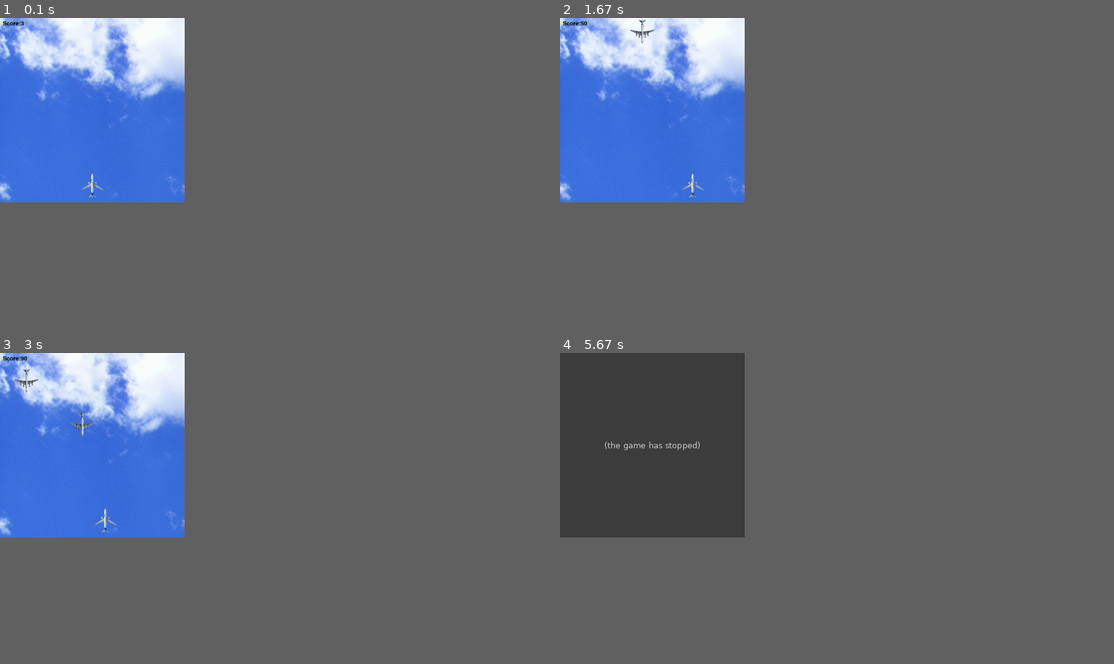
Above: before the commit, frames 1-4 (two rows, left to right).
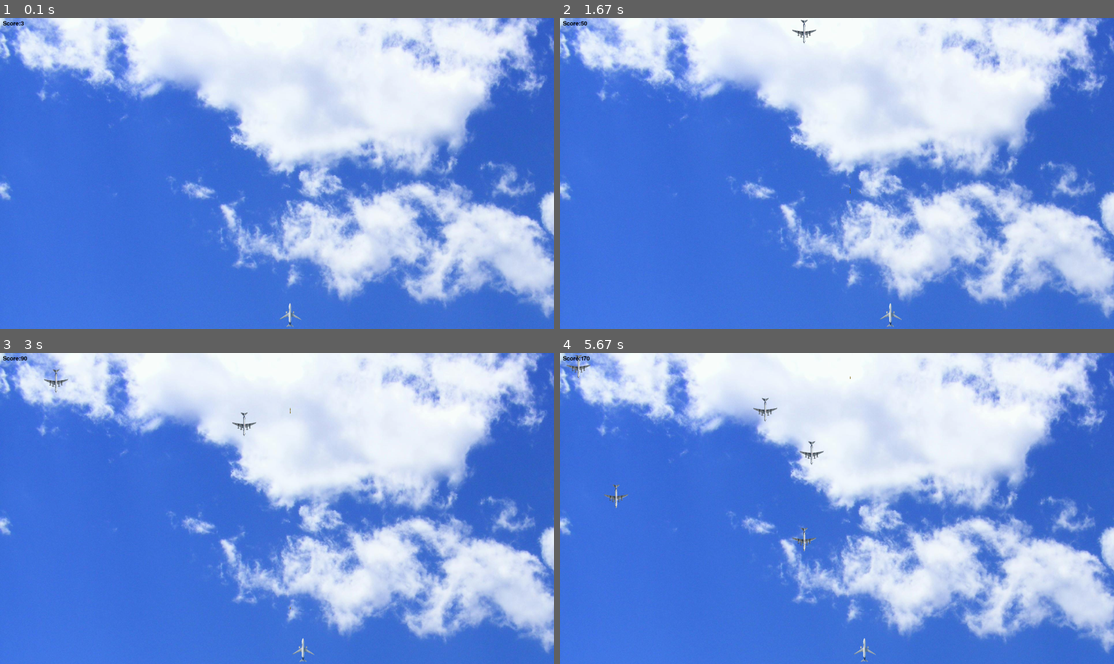
Above: after the commit, the same moments.

Repository: Turkeydoodle/Python
Game: pygame game, started from Dodge/dodge.py
Two runs of this game, one before a commit and one after it. Both use one fixed random seed, a clock stepped at 60 frames per second and the inputs below.
Inputs:
- Up to frame 1 (0.1 s): no input
- Up to frame 2 (1.67 s): tap Space at 0.33, 0.73, 1.03, 1.23, 1.53 s; hold Right 0.67-1.13 s; hold Right 1.17-1.63 s
- Up to frame 3 (3 s): hold Left 1.67-2.2 s; tap Space at 1.73, 2.03, 2.3, 2.6, 2.73 s; hold Left 2.23-2.63 s; hold Right from 2.67 s (still down)
- Up to frame 4 (5.67 s): tap Space at 3.03, 3.4, 3.7, 3.9, 4.2, 4.4, 4.7, 4.9, 5.2, 5.47 s; release Right at 3.3 s; hold Left 3.33-3.8 s; hold Right 3.83-4.3 s; hold Right 4.33-4.8 s; hold Left 4.83-5.37 s; hold Left from 5.4 s (still down)
In our replay, the window is 300x300 before the commit and 900x506 after it. These sizes can differ from the game's own. Grey fills any space a smaller window leaves; there, only what the larger window draws over its background counts as a difference.

The runs differ from the first frame. In frame 1, 65% of the frame differs, in the area x 0-100%, y 0-100%; in frame 2, 65%; in frame 3, 65%; in frame 4, 85%.
Before the commit the program exited at 5.55 s; later frames show no game.

Commit message:
Addition of shooting: Use the spacebar to shoot and eliminate enemies for a score boost.

Diff:
--- a/Dodge/dodge.py
+++ b/Dodge/dodge.py
@@ -3,9 +3,13 @@
 pygame.init()
 timer = pygame.time.Clock()
 enemies = []
+bullets = []
 index = 0
-screenwidth = 640
-screenheight = 640
+score = 0
+pposx = 955
+pposy = 980
+screenwidth = 1920
+screenheight = 1080
 window = pygame.display.set_mode( ( screenwidth,screenheight ) )
 pygame.display.set_caption( "Dodge" )
 score = 0
@@ -22,14 +26,25 @@
         self.rect = self.image.get_rect()
         self.rect.x = x
         self.rect.y = y
-
+class Bullet(pygame.sprite.Sprite):
+    def __init__(self, x, y):
+        super().__init__()
+        self.image = pygame.image.load(r"\Users\user\OneDrive\Desktop\Personal\Productivity\Projects\Python\Dodge\content\images\bullet.jpg").convert_alpha()
+        self.image = pygame.transform.scale(self.image, (10, 10))
+        self.rect = self.image.get_rect()
+        self.rect.x = x
+        self.rect.y = y
+def shoot():
+    global pposx
+    x = pposx + 45
+    y = 980
+    bullet = Bullet(x, y)
+    bullets.append(bullet)
 def produce_enemy():
     x = random.randint(0, screenwidth - 100)
     y = -100
     enemy = Enemy(x, y)
     enemies.append(enemy)
-pposx = 270
-pposy = 530
 bgcolor = pygame.Color(253,56,91)
 imgPlayer = pygame.image.load(r"\Users\user\OneDrive\Desktop\Personal\Productivity\Projects\Python\Dodge\content\images\you.jpg").convert_alpha()
 imgPlayer = pygame.transform.scale(imgPlayer, (100, 100))
@@ -40,10 +55,16 @@
 enemy_spawn_timer = 0
 done = False
 def collision():
-    global done
+    global done, score
     for i, enemy in enumerate(enemies):
         if player_rect.colliderect(enemy.rect):
             done = True
+    for i, bullet in enumerate(bullets):
+        for j, enemy in enumerate(enemies):
+            if bullet.rect.colliderect(enemy.rect):
+                score += 100
+                enemies.pop(j)
+                bullets.pop(i)
 while done == False:
     window.fill(bgcolor)
     window.blit(imgSky, (0, 0))
@@ -55,13 +76,18 @@
     for enemy in enemies:
         window.blit(enemy.image, enemy.rect)
         enemy.rect.y += 5
+    for b in bullets:
+        b.rect.y -= 10
+        window.blit(b.image, b.rect)
     keys = pygame.key.get_pressed()
     if keys[K_LEFT]:
         if pposx>=0:
             pposx -= 5
     elif keys[K_RIGHT]:
-        if pposx <=540:
+        if pposx <=1920:
             pposx += 5
+    elif keys[K_SPACE]:
+        shoot()
     for event in pygame.event.get():
         if event.type == QUIT:
             done = True
Binary file added: Dodge/content/images/bullet.jpg
